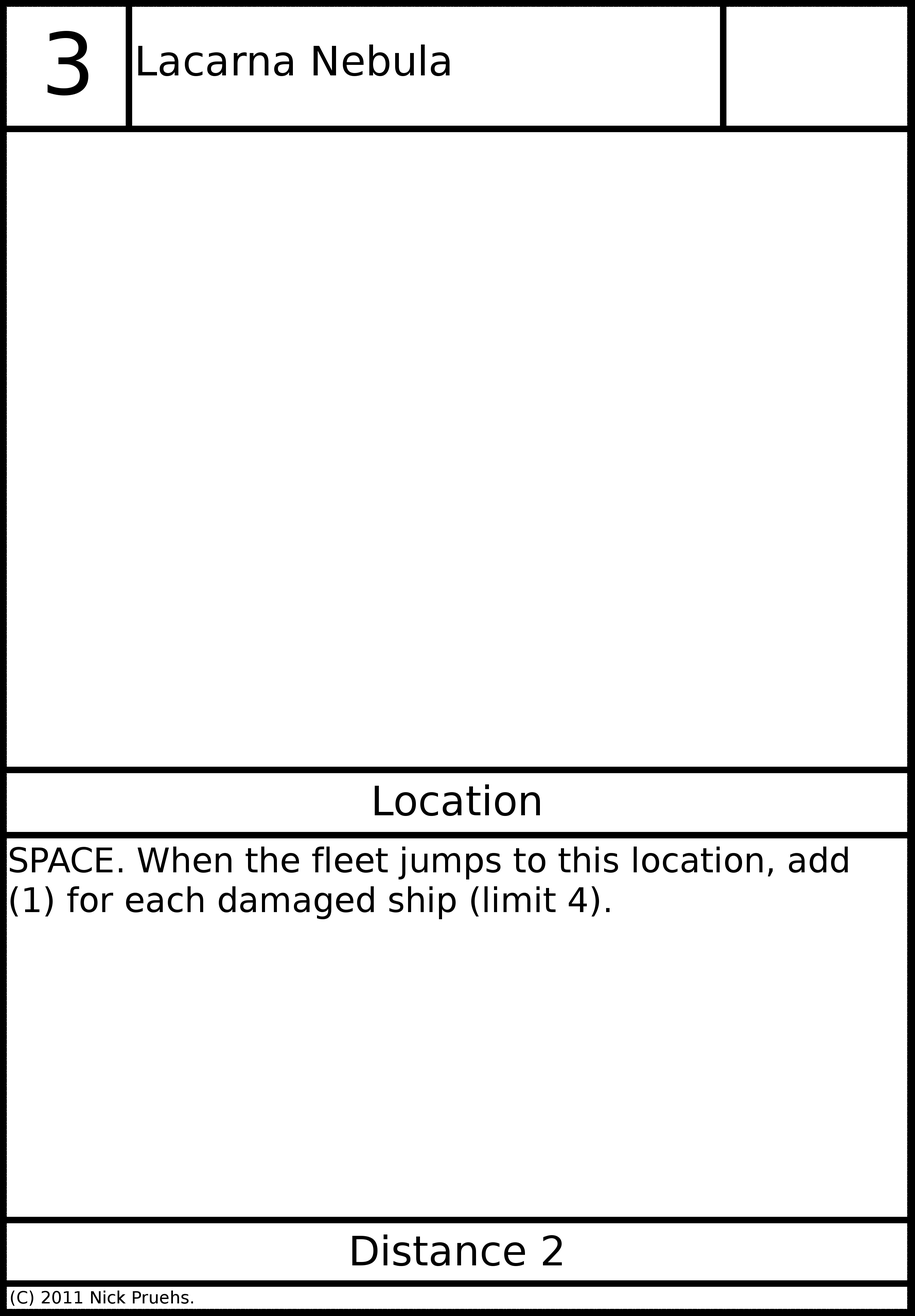
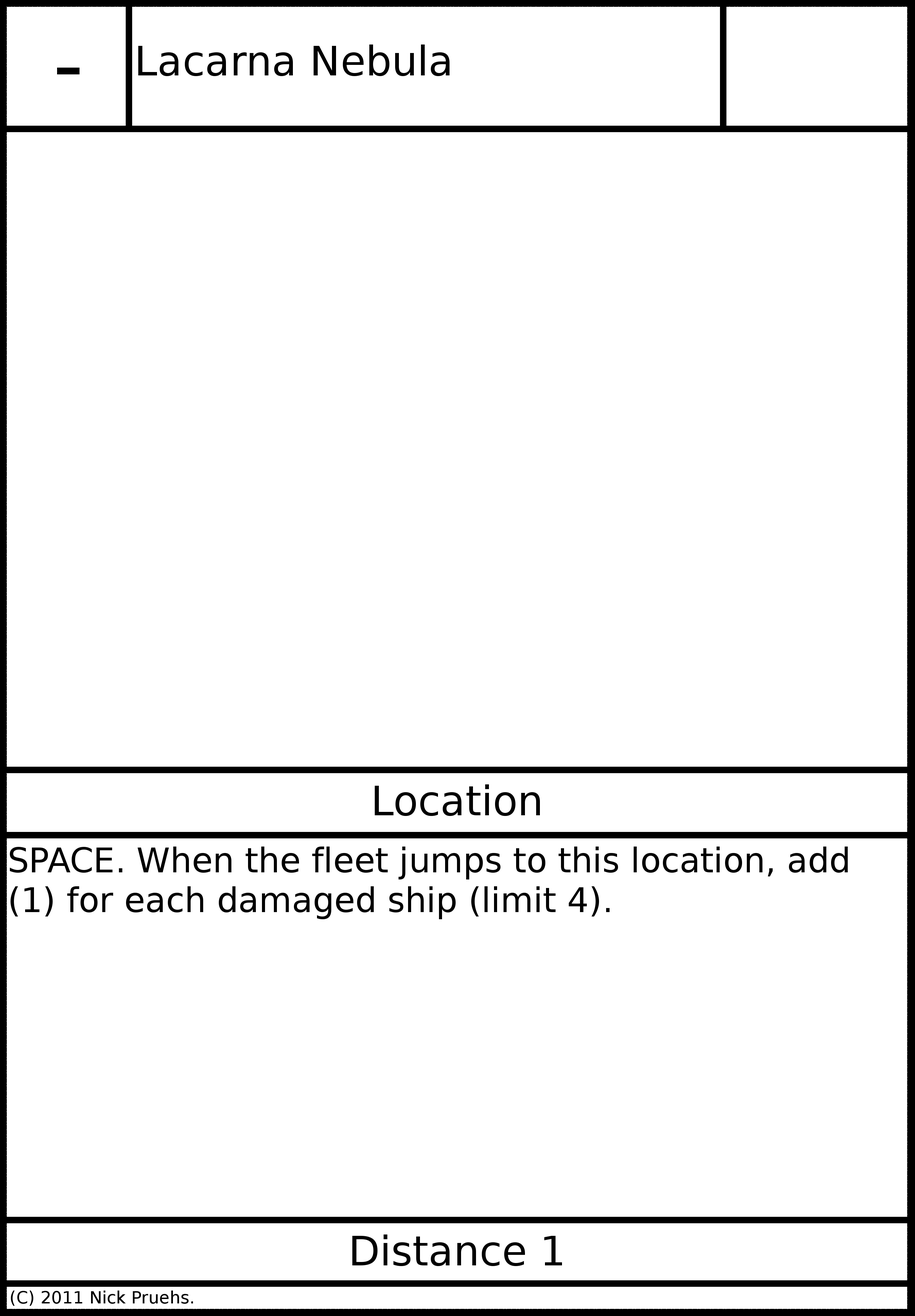
Layered file, before and after one edit (915x1316). Changes by layer:
painted on "Threat" over [47,30,89,96]
painted on "Distance" over [542,1234,562,1266]
